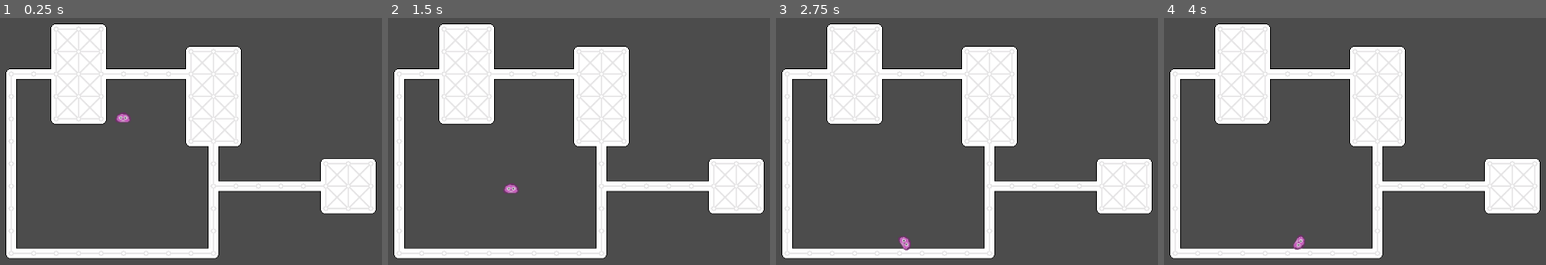
Above: before the commit, frames 1-4 (left to right).
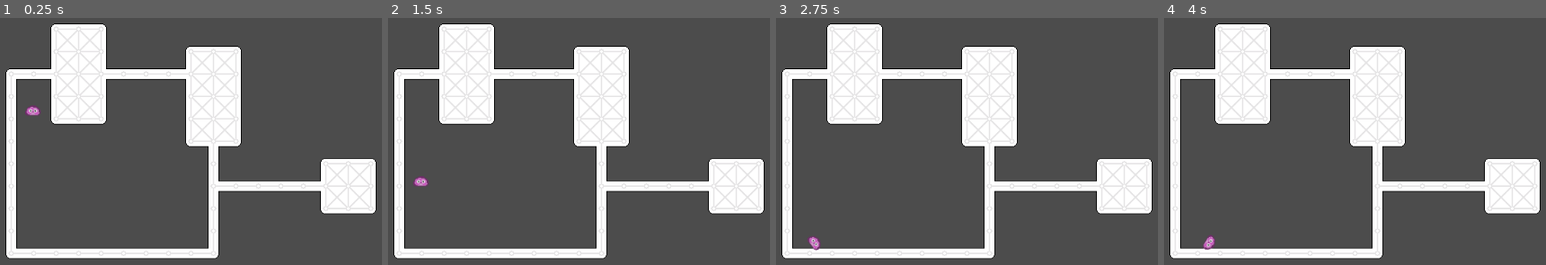
Above: after the commit, the same moments.

Repository: vinpogo/gd_Blob
Game: Godot game, scene res://World.tscn
Same seed, same stepped clock (60 frames per second), same inputs: the game is played once before the commit and once after it.
Inputs:
- Up to frame 1 (0.25 s): no input
- Up to frame 2 (1.5 s): no input
- Up to frame 3 (2.75 s): no input
- Up to frame 4 (4 s): tap Enter at 2.75 s

The runs differ from the first frame. In frame 1, 0.2% of the frame differs, in the area x 6-35%, y 35-43%; in frame 2, 0.2%; in frame 3, 0.3%, in the area x 8-36%, y 88-95%; in frame 4, 0.3%.

Commit message:
changed possition of player

Diff:
--- a/World.tscn
+++ b/World.tscn
@@ -13,3 +13,4 @@
 tile_data = PoolIntArray( 65541, 0, 4, 65542, 0, 5, 65543, 0, 3, 131077, 0, 196611, 131078, 0, 262149, 131079, 0, 26215 …(1165 unchanged characters)…
 
 [node name="Player" parent="." instance=ExtResource( 2 )]
+position = Vector2( 142.999, 162.512 )
--- a/objects/player/Player.tscn
+++ b/objects/player/Player.tscn
@@ -7,7 +7,7 @@
 radius = 8.85013
 
 [node name="RigidBody2D" type="RigidBody2D"]
-position = Vector2( 271.392, 172.61 )
+position = Vector2( -0.000595093, -0.487793 )
 script = ExtResource( 1 )
 __meta__ = {
 "_edit_group_": true
